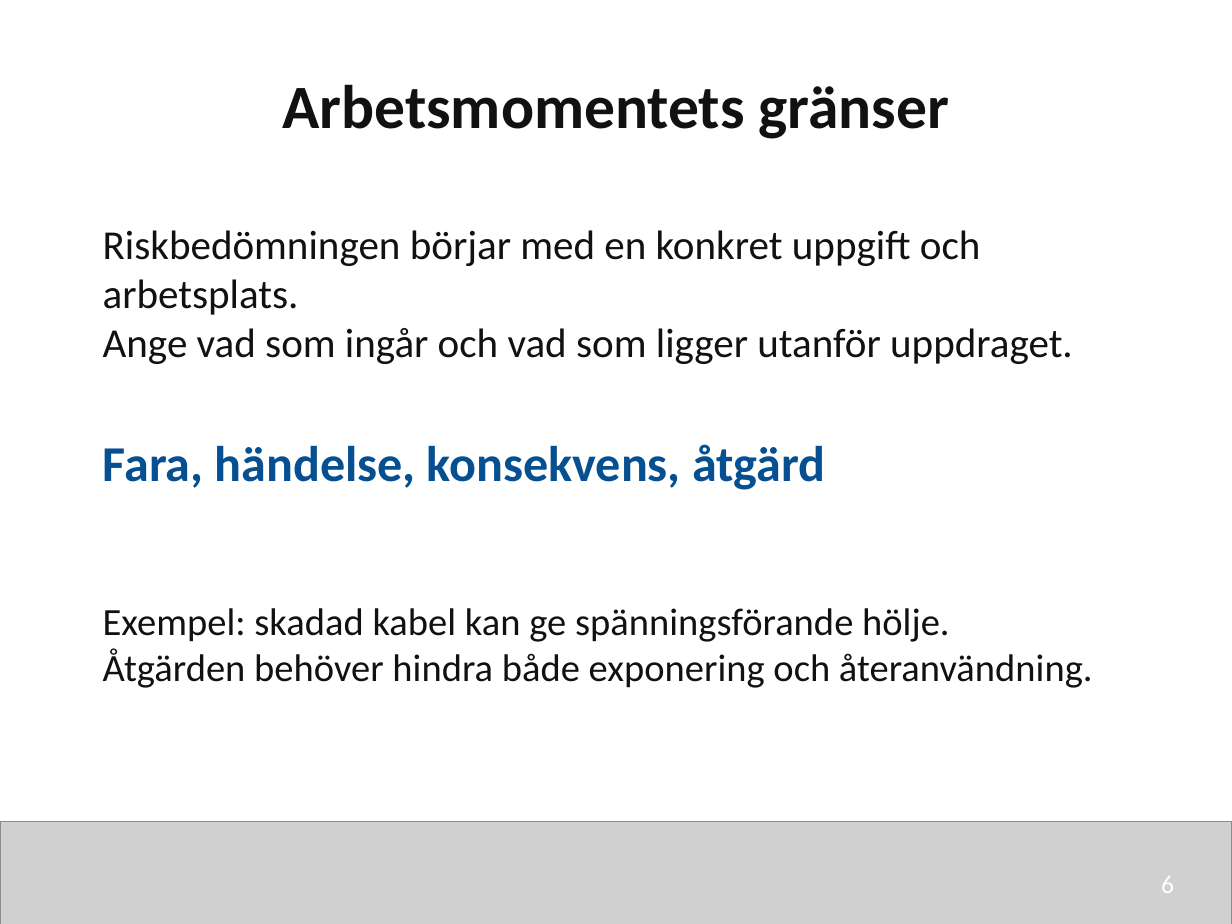
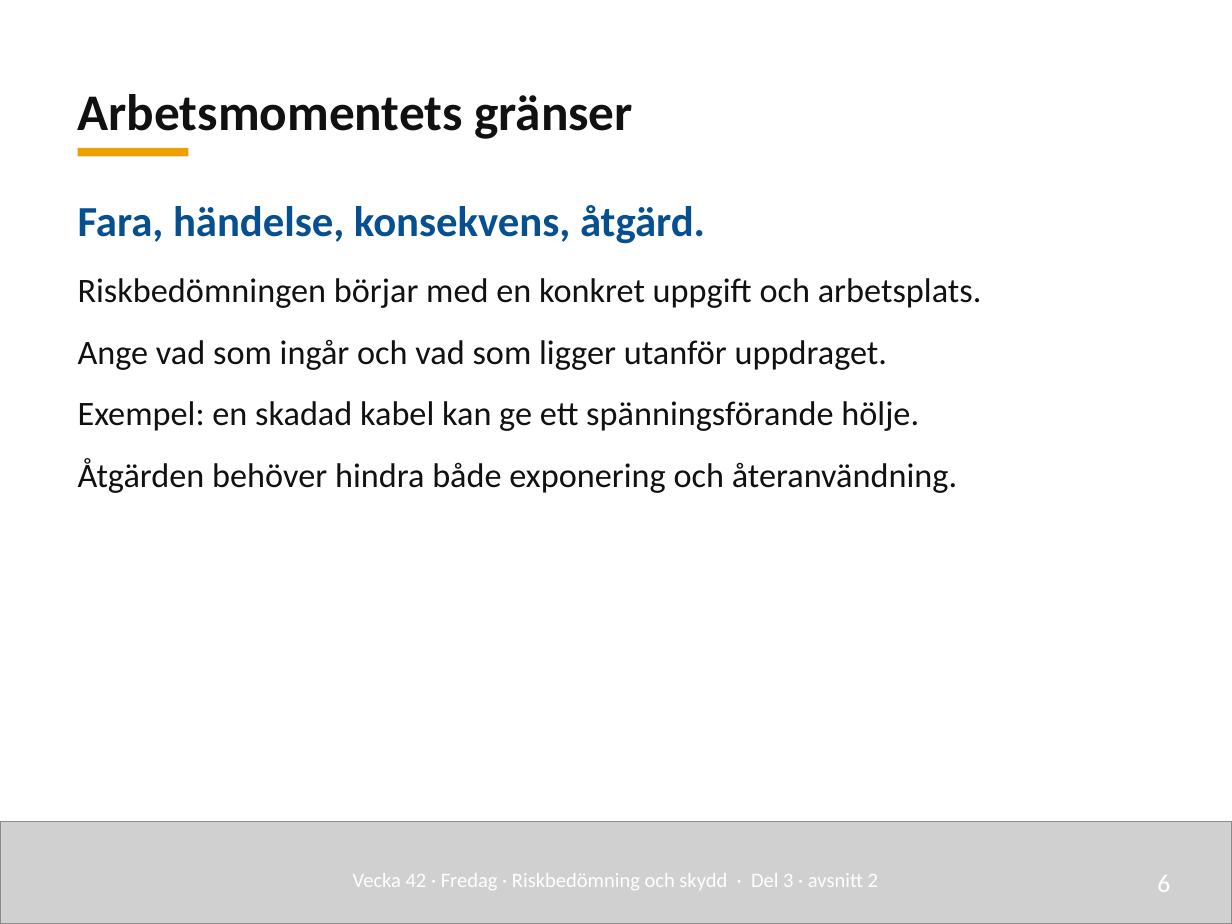
Before and after one commit to nj22az/nj22az.github.io, a slide deck: slide 6 of sjoskolan/vecka-42/aktuell/v42_03_Riskbedomning_och_skydd_elev.pptx. Drawn at 1232x924 pixels with LibreOffice and Linux fonts; fonts in the diff are those of the drawing; grey boxes stand for pictures. Boxes give left, top, right and bottom in pixels: in the first picture for what was removed or moved away, otherwise in the second. Text is boxed around its words. In the diff, an @@ line names an element or a change of style, - is before the commit and + after.

```diff
--- a/sjoskolan/vecka-42/aktuell/v42_03_Riskbedomning_och_skydd_elev.pptx
+++ b/sjoskolan/vecka-42/aktuell/v42_03_Riskbedomning_och_skydd_elev.pptx
@@ text "Arbetsmomentets gränser": place and size @@
-text "Arbetsmomentets gränser" at <box>282,84,950,139</box>
+text "Arbetsmomentets gränser" at <box>78,94,633,139</box>
@@ text "Arbetsmomentets gränser" at <box>78,94,633,139</box>: size 36 to 30 pt; alignment centre to left; line spacing 1 to 1.08; vertical alignment top to bottom @@
@@ rectangle added at <box>78,148,188,156</box>, fill #EDA100 @@
@@ text "Fara, händelse, konsekvens, åtgärd.": place and size @@
-text "Fara, händelse, konsekvens, åtgärd." at <box>103,230,1073,364</box>
+text "Fara, händelse, konsekvens, åtgärd." at <box>78,205,982,493</box>
@@ text at <box>78,205,705,244</box>: paragraph added @@
+Fara, händelse, konsekvens, åtgärd.
@@ text at <box>78,278,982,370</box>: size 24 to 20 pt in "Riskbedömningen börjar med en konkret uppgift och ...", "Ange vad som ingår och vad som ..."; line spacing 1 to 1.08; more space between paragraphs @@
@@ text at <box>78,401,957,493</box>: paragraphs added @@
+Exempel: en skadad kabel kan ge ett spänningsförande hölje.
+Åtgärden behöver hindra både exponering och återanvändning.
@@ text removed at <box>103,444,825,490</box> @@
-Fara, händelse, konsekvens, åtgärd
@@ text removed at <box>103,608,1093,688</box> @@
-Exempel: skadad kabel kan ge spänningsförande hölje.
-Åtgärden behöver hindra både exponering och återanvändning.
@@ text "6" at <box>1157,875,1170,892</box>: line spacing 1 to 1.08 @@
@@ text added at <box>353,873,878,890</box>, 12 pt, text #FFFFFF @@
+Vecka 42 · Fredag · Riskbedömning och skydd · Del 3 · avsnitt 2
```
Also in this commit, not shown: 9 other slides changed, 11 slides added, 26 slides removed, 49 other files.
